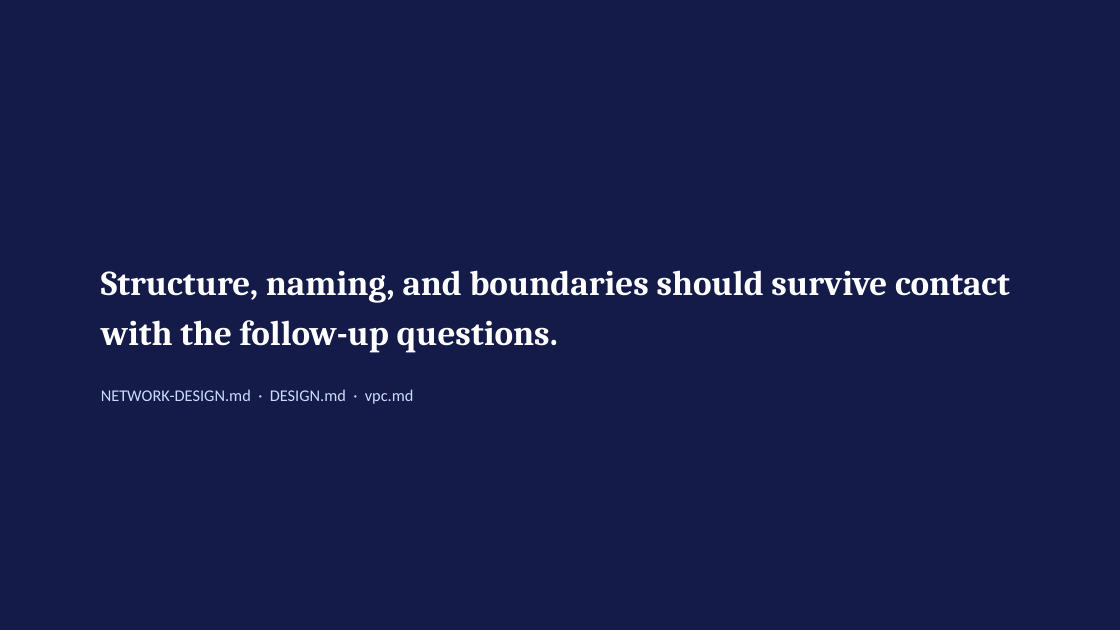
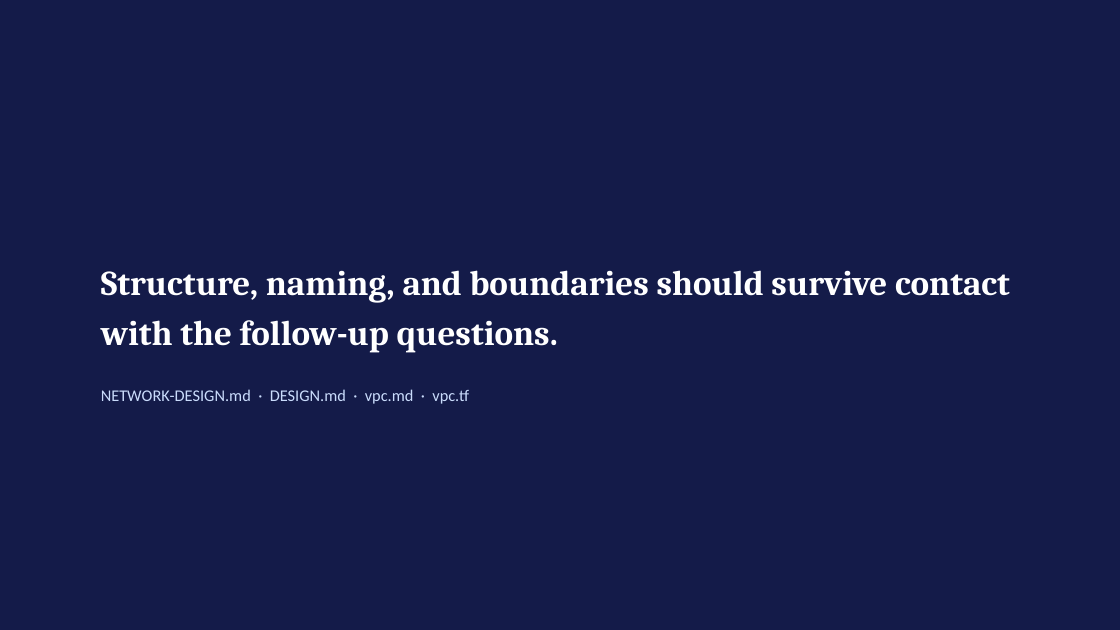
Before and after one commit to itzvinodh/Skylo-craft-demo, a slide deck: slide 11 of final/Skylo-Regional-Hub-Interview-Deck.pptx (slide 12 before the commit). Drawn at 1120x630 pixels with LibreOffice and Linux fonts; fonts in the diff are those of the drawing. Boxes give left, top, right and bottom in pixels: in the first picture for what was removed or moved away, otherwise in the second. Text is boxed around its words. In the diff, an @@ line names an element or a change of style, - is before the commit and + after.

Commit message:
Present CIDR/network design as the solution, not a revision

```diff
--- a/final/Skylo-Regional-Hub-Interview-Deck.pptx
+++ b/final/Skylo-Regional-Hub-Interview-Deck.pptx
@@ text at (101, 389, 469, 404): text changed @@
-NETWORK-DESIGN.md · DESIGN.md · vpc.md
+NETWORK-DESIGN.md · DESIGN.md · vpc.md · vpc.tf
```
Also in this commit, not shown: 3 other slides changed, 1 slide removed, 5 other files.
